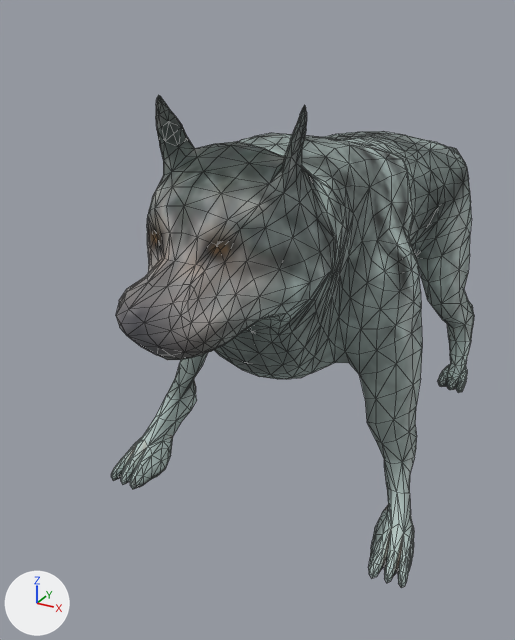
What one commit did to the glTF model Game/Assets/Models/Wolf/Wolf.gltf.
The view is the same before and after, from a 50 mm camera at (0.573, -1.351, 0.953) aimed at (-0.156, -0.026, 0.29). The lights are fixed; the arrows at lower left show +X, +Y and +Z. Mesh edges are drawn as thin lines. Where no turn or scale is listed for an object, it has been applied to the vertices.

The older version as bpy lines, for what is in view:
```python
me_cube = bpy.data.meshes.new('Cube')
me_cube.from_pydata(...)  # 1942 vertices, 3880 faces; spans x -0.33..0.33, y -0.68..1.01, z -0.01..0.83
me_cube.materials.append(mat_wolf)
ob_cube = bpy.data.objects.new('Cube', me_cube)
ob_cube.location = (0.0, 0.0, 0.0)
```
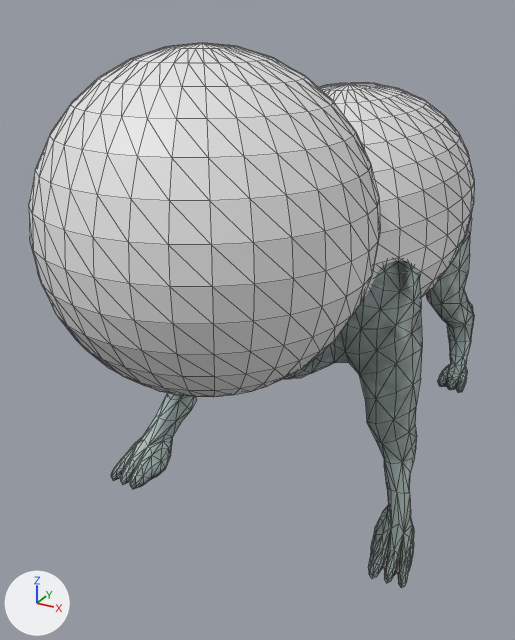
The edits, one by one:
Mesh me_sphere_001 is new.
It is a UV sphere (32 segments, 16 rings, poles along z) spanning x -0.259..0.259, y -0.481..0.481, z -0.259..0.259.
Mesh me_sphere is new.
It is a UV sphere (32 segments, 16 rings, poles along z) spanning x -0.259..0.259, y -0.259..0.259, z -0.259..0.259.
Object 'COL.001' (ob_col_001) is new; it shows me_sphere_001.
Its location is (0.0, 0.08, 0.55).
Object 'COL' (ob_col) is new; it shows me_sphere.
Its location is (0.0, -0.467, 0.649).

Location of each change, [x1, y1, x2, y2] in pixels of the pictures (515 x 640 px):
'COL', added: after [29, 43, 380, 397]
'COL.001', added: after [319, 82, 474, 300]
'Cube', unchanged, covered by the edit: before [111, 95, 474, 588]; after [111, 217, 474, 588]
